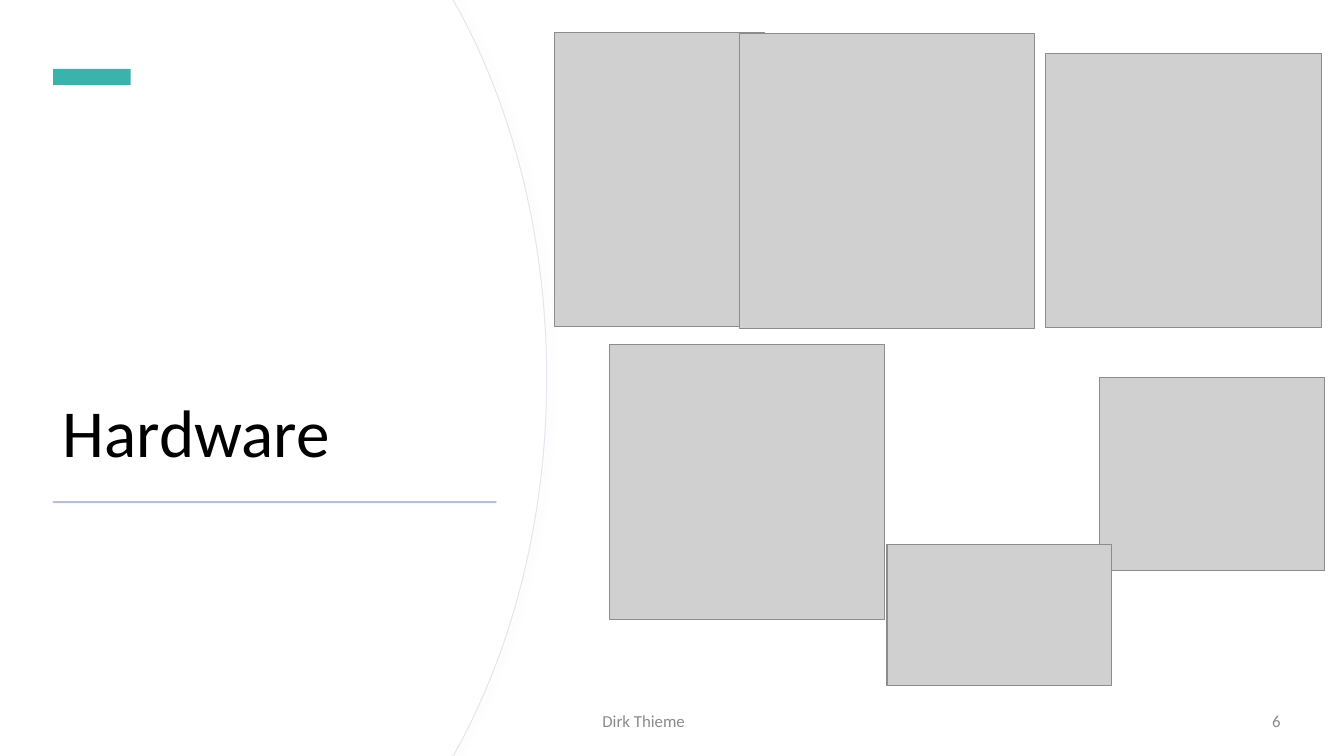
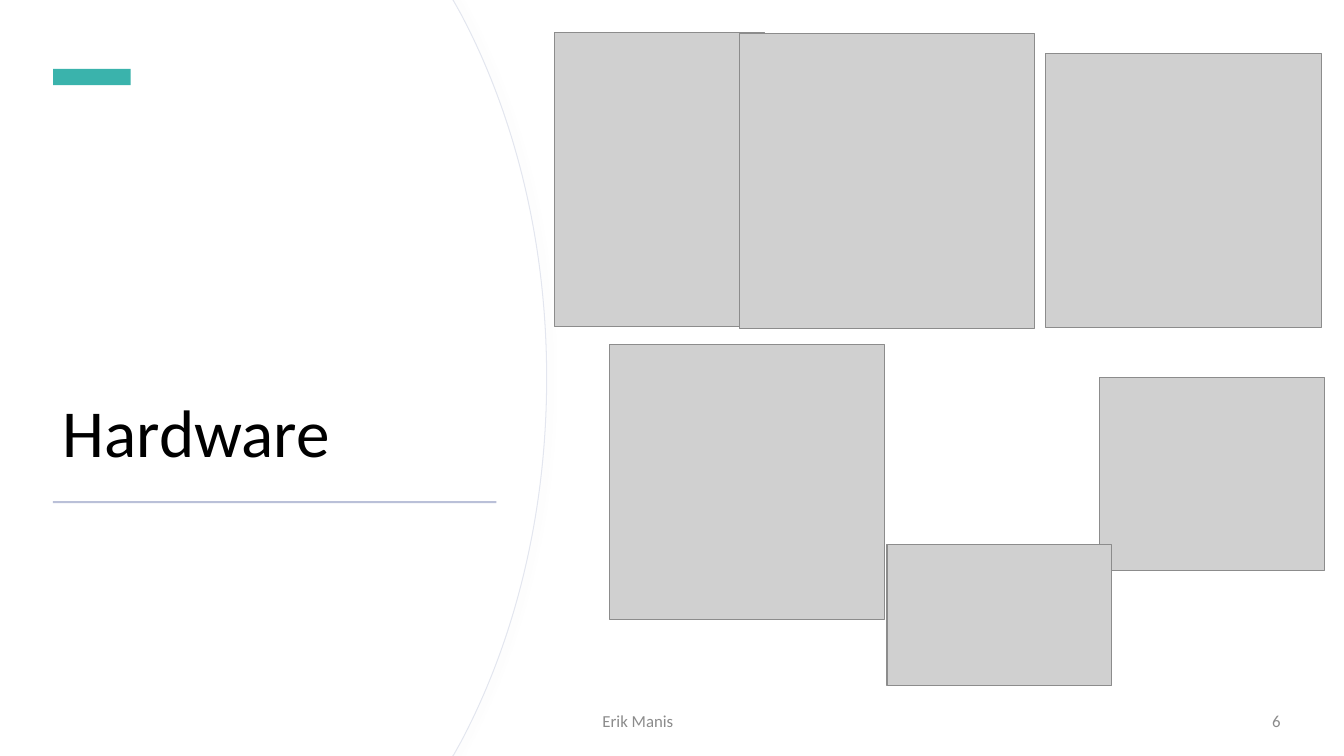
Before and after one commit to dirkt68/pl1-robotics, a slide deck: slide 6 of Presentations/Slides/Presentation_Feb_17.pptx. Drawn at 1344x756 pixels with LibreOffice and Linux fonts; fonts in the diff are those of the drawing; grey boxes stand for pictures. Boxes give left, top, right and bottom in pixels: in the first picture for what was removed or moved away, otherwise in the second. Text is boxed around its words. In the diff, an @@ line names an element or a change of style, - is before the commit and + after.

```diff
--- a/Presentations/Slides/Presentation_Feb_17.pptx
+++ b/Presentations/Slides/Presentation_Feb_17.pptx
@@ text at (602, 715, 674, 727): text changed @@
-Dirk Thieme
+Erik Manis
```
Also in this commit, not shown: 3 other slides changed, 2 slides added, 4 slides removed, 5 other files.
